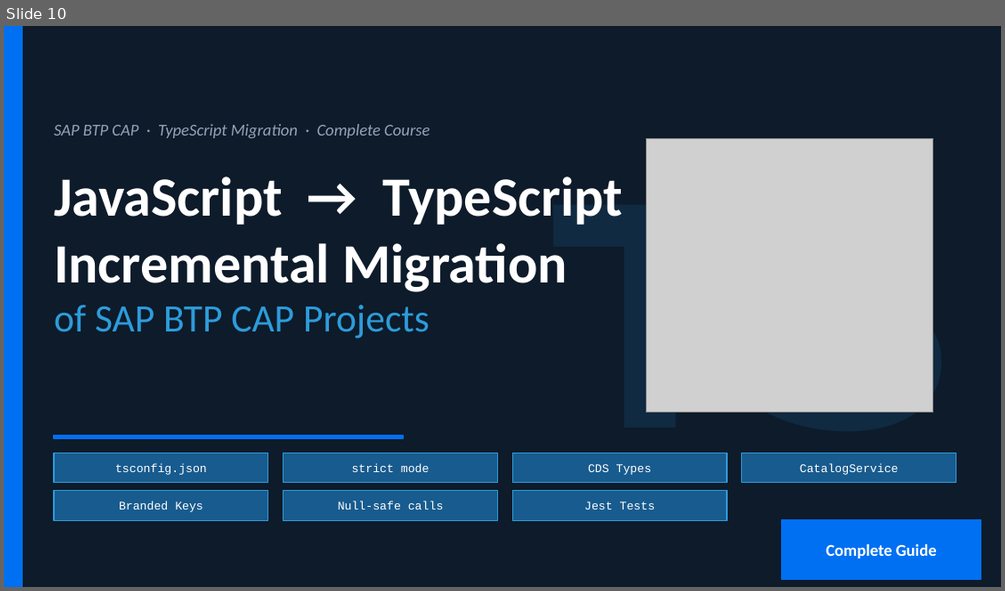
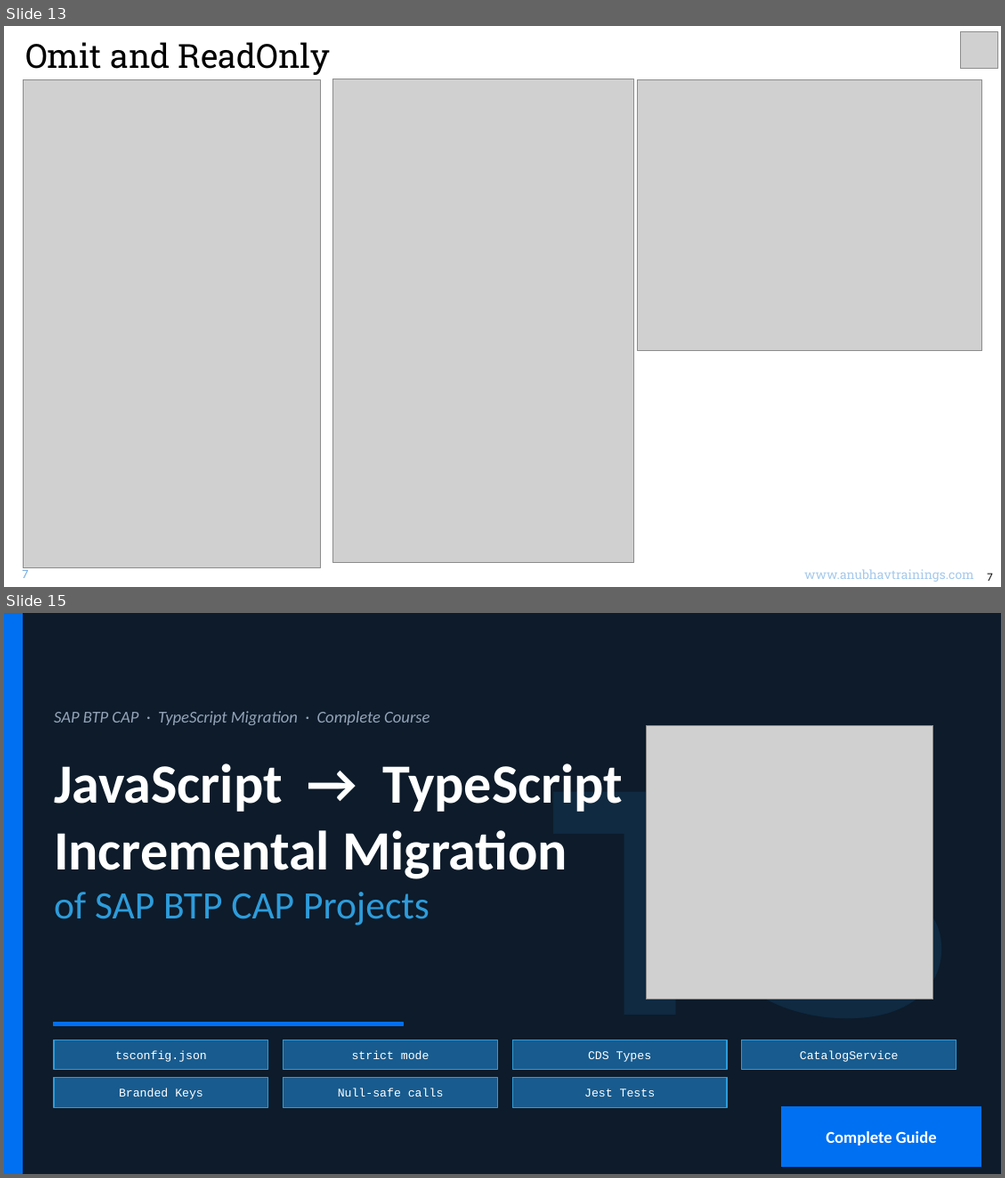
Before and after one commit to soyuztechnologies/typescript_training_capm, a slide deck: Day 2/DAY-2.pptx. Shown one above the other, each under a label of ours: slide 10 before the commit, slides 13 and 15 after it; the slides between them are not shown. The pictures are 1005x591 and 1005x1178 pixels, drawn with LibreOffice and Linux fonts; fonts in the diff are those of the drawing; grey boxes stand for pictures. Boxes give left, top, right and bottom in pixels: in the first picture for what was removed or moved away, otherwise in the second. Text is boxed around its words. In the diff, an @@ line names an element or a change of style, - is before the commit and + after.

Commit message:
Auto bot updater Anubhav Trainings

```diff
--- a/Day 2/DAY-2.pptx
+++ b/Day 2/DAY-2.pptx
@@ slide 13 added at bbox=[4, 26, 1001, 587], background #FFFFFF @@
@@ text added at bbox=[25, 42, 331, 75], 32 pt, text #000000 @@
+Omit and ReadOnly
@@ picture added at bbox=[960, 32, 997, 69] @@
@@ picture added at bbox=[23, 79, 320, 568] @@
@@ picture added at bbox=[333, 79, 633, 562] @@
@@ picture added at bbox=[638, 79, 982, 351] @@
@@ text added at bbox=[22, 570, 28, 578], 11 pt, text #71AAE0 @@
+7
@@ text added at bbox=[804, 569, 973, 581], 12 pt, text #A6CAEC @@
+www.anubhavtrainings.com
@@ text added at bbox=[987, 572, 993, 580], 10 pt, text #000000 @@
+7
@@ what was slide 10 is now slide 15 @@
```
Also in this commit, not shown: 4 other slides added.
